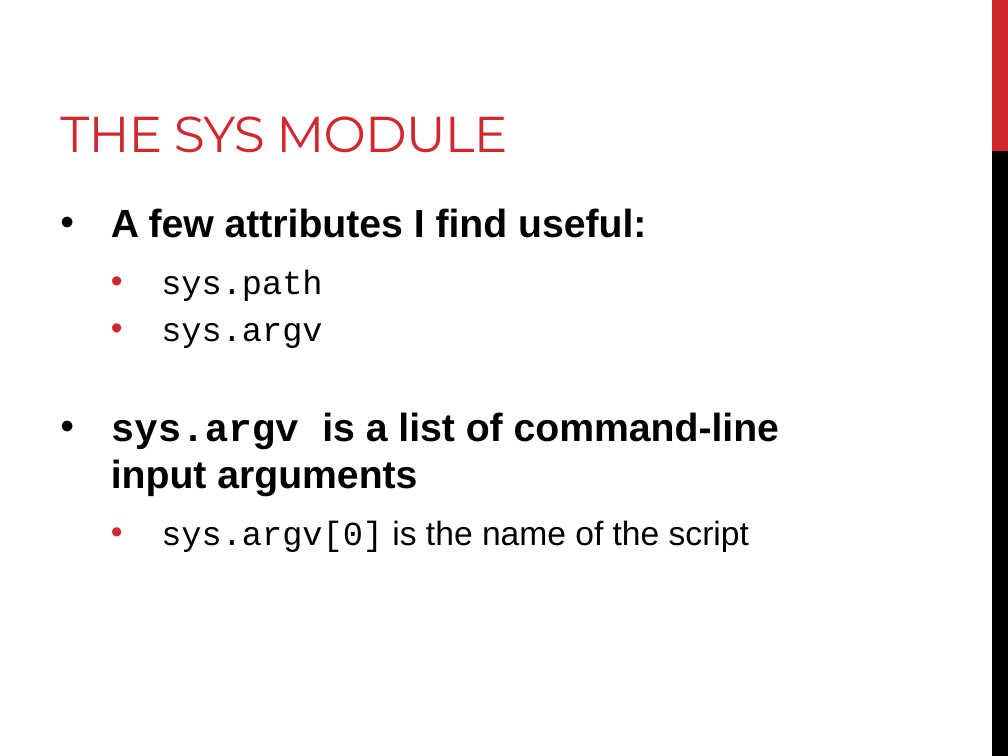
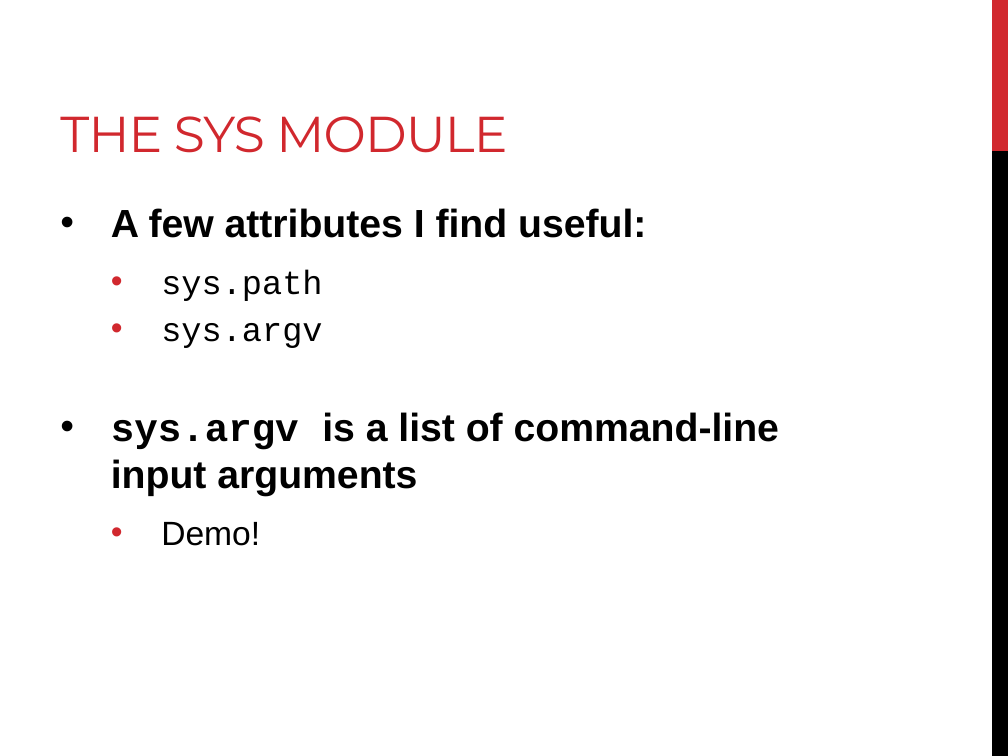
Before and after one commit to BjornFJohansson/ccbb_bigdata2015_python, a slide deck: slide 34 of slides/slides_day4.pptx (slide 12 before the commit). Drawn at 1008x756 pixels with LibreOffice and Linux fonts; fonts in the diff are those of the drawing. Boxes give left, top, right and bottom in pixels: in the first picture for what was removed or moved away, otherwise in the second. Text is boxed around its words. In the diff, an @@ line names an element or a change of style, - is before the commit and + after.

Commit message:
slide updates

```diff
--- a/slides/slides_day4.pptx
+++ b/slides/slides_day4.pptx
@@ text at bbox=[161, 522, 260, 546]: text changed @@
-  • sys.argv[0] is the name of the script
+  • Demo!
```
Also in this commit, not shown: 25 slides added, 27 other files.
